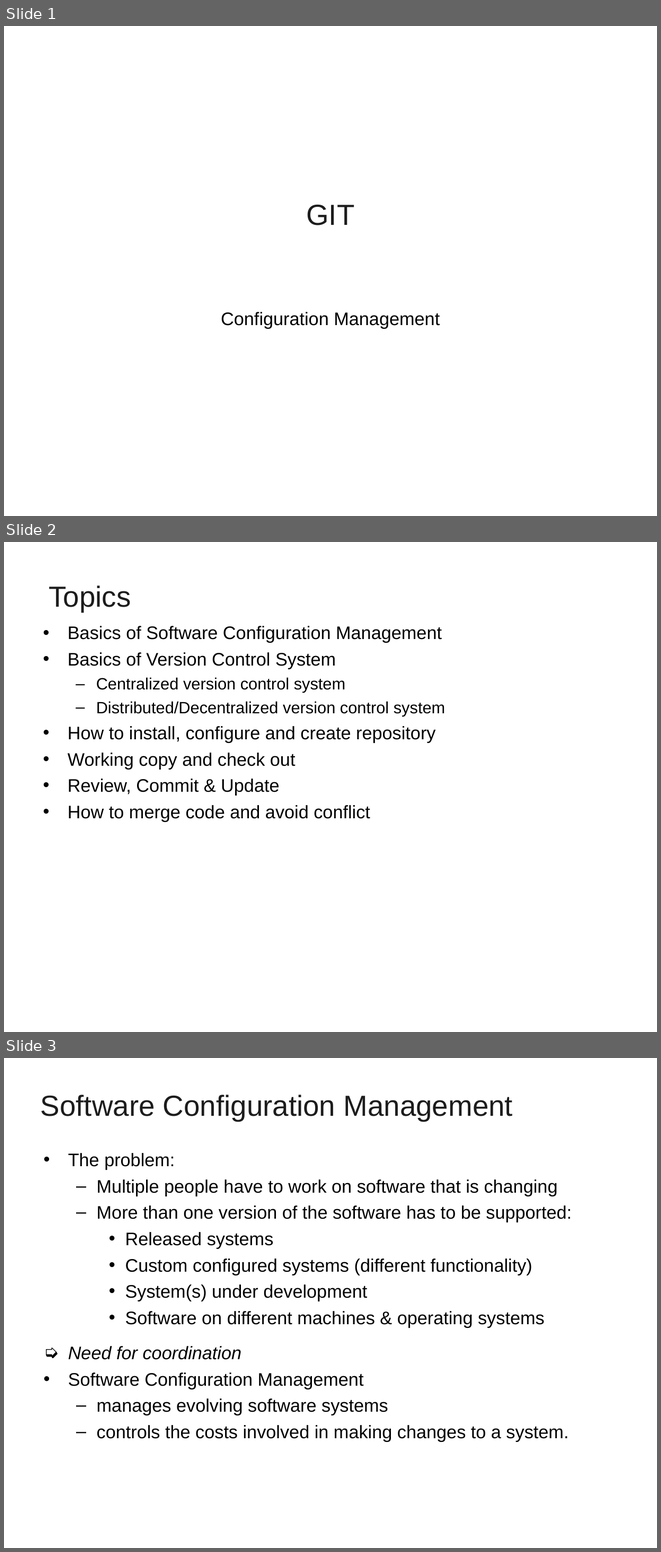
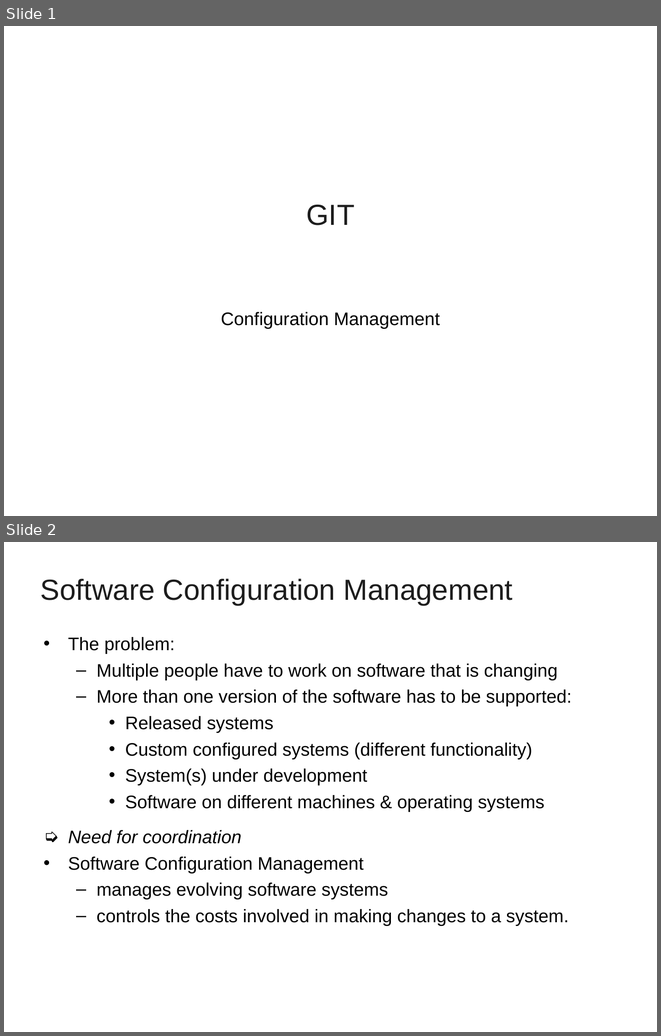
Before and after one commit to PrateekAlakh/sap18, a slide deck: Git_Sapient.ppt. Shown one above the other, each under a label of ours: slides 1, 2 and 3 before the commit, slides 1 and 2 after it. The pictures are 661x1552 and 661x1036 pixels, drawn with LibreOffice and Linux fonts; fonts in the diff are those of the drawing; background and template pictures are left out. Boxes give left, top, right and bottom in pixels: in the first picture for what was removed or moved away, otherwise in the second. Text is boxed around its words. In the diff, an @@ line names an element or a change of style, - is before the commit and + after.

```diff
--- a/Git_Sapient.ppt
+++ b/Git_Sapient.ppt
@@ slide 2 removed at (4,542,657,1032), background picture (left out) @@
@@ title removed at (49,585,131,612) @@
-Topics
@@ text removed at (68,626,445,821) @@
-• Basics of Software Configuration Management
-• Basics of Version Control System
-  – Centralized version control system
-  – Distributed/Decentralized version control system
-• How to install, configure and create repository
-• Working copy and check out
-• Review, Commit & Update
-• How to merge code and avoid conflict
@@ what was slide 3 is now slide 2 @@
```
Also in this commit, not shown: 5 slides changed, 2 other slides removed.
